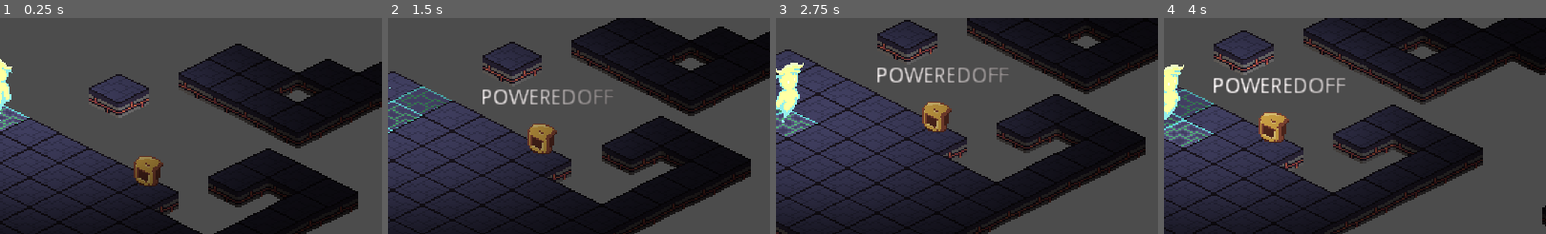
Above: before the commit, frames 1-4 (left to right).
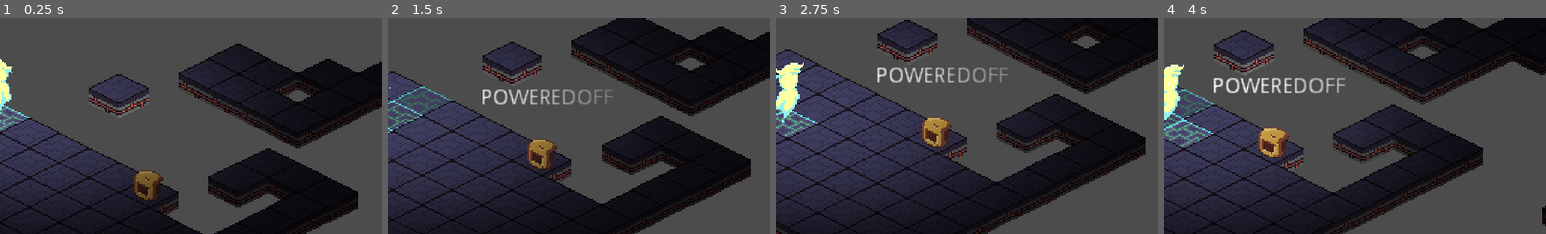
Above: after the commit, the same moments.

Repository: best-godot-team-ever/GoGodotJam
Game: Godot game, scene res://src/Levels/TestLevel.tscn
Two runs of this game, one before a commit and one after it. Both use one fixed random seed, a clock stepped at 60 frames per second and the inputs below.
Inputs (mouse positions are % of the whole screen's width and height, from its top left):
- Up to frame 1 (0.25 s): no input
- Up to frame 2 (1.5 s): tap Enter at 0.5 s; move the mouse to (72, 43) at 0.52 s; hold Right (ui_right) 0.53-1.28 s; tap Down (aim_down) at 0.6 s; move the mouse to (30, 54) at 1.27 s; hold S from 1.28 s (still down); tap Left (aim_left) at 1.35 s
- Up to frame 3 (2.75 s): move the mouse to (60, 26) at 2.02 s; release S at 2.03 s; hold Right (ui_right) from 2.03 s (still down); tap D (aim_right) at 2.1 s
- Up to frame 4 (4 s): move the mouse to (45, 69) at 2.77 s; release Right (ui_right) at 2.78 s; hold Up (ui_up) 2.78-3.53 s; tap W (aim_up) at 2.85 s; move the mouse to (80, 64) at 3.52 s; hold S from 3.53 s (still down); click (80, 64) at 3.6 s
The pictures show only the part of the screen within x 50-100%, y 25-75%; the shares and areas given below are measured in that part.

The runs differ from the first frame. In frame 1, 1.2% of the frame differs, in the area x 35-43%, y 63-85%; in frame 2, 1.3%; in frame 3, 1.3%; in frame 4, 1.3%, in the area x 24-33%, y 43-65%.

Commit message:
Leecher Animation Tree

Diff:
--- a/src/Entity/Enemy/Grabber.tscn
+++ b/src/Entity/Enemy/Grabber.tscn
@@ -1,8 +1,12 @@
-[gd_scene load_steps=4 format=2]
+[gd_scene load_steps=6 format=2]
 
 [ext_resource path="res://assets/entities/Enemy2.png" type="Texture" id=1]
 [ext_resource path="res://src/Entity/Entity.tscn" type="PackedScene" id=2]
 [ext_resource path="res://src/Entity/Enemy/Grabber.gd" type="Script" id=3]
+
+[sub_resource type="AnimationNodeStateMachine" id=1]
+
+[sub_resource type="AnimationNodeStateMachinePlayback" id=2]
 
 [node name="Grabber" instance=ExtResource( 2 )]
 script = ExtResource( 3 )
@@ -21,3 +25,8 @@
 __meta__ = {
 "_edit_use_anchors_": false
 }
+
+[node name="AnimationTree" parent="." index="4"]
+tree_root = SubResource( 1 )
+anim_player = NodePath("../AnimationPlayer")
+parameters/playback = SubResource( 2 )
--- a/src/Entity/Enemy/Leecher.gd
+++ b/src/Entity/Enemy/Leecher.gd
@@ -14,15 +14,18 @@
 			if _board_manager.get_cell(get_current_position()).energy_level > 0:
 				current_state = LeecherStates.Idle
 				# Play Power on Animation?
+				anim_state_machine.travel("idle")
 		LeecherStates.Idle:
 			if _board_manager.get_cell(get_current_position()).energy_level > 0:
 				current_state = LeecherStates.Following
 		LeecherStates.Following:
 			var _next_location = _get_next_target_coord()
 			var move_direction = _decide_movement(_next_location - get_current_position())
+			_set_anim_direction(move_direction)
 			move_on_map(move_direction)
-			# if _board_manager.get_cell(get_current_position()).energy_level == 0:
-			# 	current_state = PoweredOff
+			if _board_manager.get_cell(get_current_position()).energy_level == 0:
+				current_state = LeecherStates.PoweredOff
+				anim_state_machine.travel("powered_off")
 			# 	# Play Powered off Animation
 	$Label.set_text(LeecherStates.keys()[current_state])
 
@@ -72,3 +75,9 @@
 		for y in range(-radius, radius + 1):
 			list.append(Vector2(coord.x + x, coord.y + y))
 	return list
+
+func _set_anim_direction(direction: Vector2) -> void:
+	animation_tree["parameters/idle/blend_position"] = direction
+	animation_tree["parameters/powered_off/blend_position"] = direction
+	animation_tree["parameters/powering_off/blend_position"] = direction
+	animation_tree["parameters/powering_up/blend_position"] = direction
--- a/src/Entity/Enemy/Leecher.tscn
+++ b/src/Entity/Enemy/Leecher.tscn
@@ -247,6 +247,118 @@
 "values": [ true ]
 }
 
+[sub_resource type="Animation" id=30]
+resource_name = "powering_off_back_left"
+length = 0.6
+tracks/0/type = "value"
+tracks/0/path = NodePath("Sprite:frame")
+tracks/0/interp = 1
+tracks/0/loop_wrap = true
+tracks/0/imported = false
+tracks/0/enabled = true
+tracks/0/keys = {
+"times": PoolRealArray( 0, 0.2, 0.3, 0.4, 0.5 ),
+"transitions": PoolRealArray( 1, 1, 1, 1, 1 ),
+"update": 1,
+"values": [ 22, 21, 20, 19, 18 ]
+}
+tracks/1/type = "value"
+tracks/1/path = NodePath("Sprite:flip_h")
+tracks/1/interp = 1
+tracks/1/loop_wrap = true
+tracks/1/imported = false
+tracks/1/enabled = true
+tracks/1/keys = {
+"times": PoolRealArray( 0 ),
+"transitions": PoolRealArray( 1 ),
+"update": 1,
+"values": [ true ]
+}
+
+[sub_resource type="Animation" id=31]
+resource_name = "powering_off_back_right"
+length = 0.6
+tracks/0/type = "value"
+tracks/0/path = NodePath("Sprite:frame")
+tracks/0/interp = 1
+tracks/0/loop_wrap = true
+tracks/0/imported = false
+tracks/0/enabled = true
+tracks/0/keys = {
+"times": PoolRealArray( 0, 0.2, 0.3, 0.4, 0.5 ),
+"transitions": PoolRealArray( 1, 1, 1, 1, 1 ),
+"update": 1,
+"values": [ 22, 21, 20, 19, 18 ]
+}
+tracks/1/type = "value"
+tracks/1/path = NodePath("Sprite:flip_h")
+tracks/1/interp = 1
+tracks/1/loop_wrap = true
+tracks/1/imported = false
+tracks/1/enabled = true
+tracks/1/keys = {
+"times": PoolRealArray( 0 ),
+"transitions": PoolRealArray( 1 ),
+"update": 1,
+"values": [ false ]
+}
+
+[sub_resource type="Animation" id=32]
+resource_name = "powering_off_front_left"
+length = 0.6
+tracks/0/type = "value"
+tracks/0/path = NodePath("Sprite:frame")
+tracks/0/interp = 1
+tracks/0/loop_wrap = true
+tracks/0/imported = false
+tracks/0/enabled = true
+tracks/0/keys = {
+"times": PoolRealArray( 0, 0.1, 0.2, 0.3, 0.4, 0.5 ),
+"transitions": PoolRealArray( 1, 1, 1, 1, 1, 1 ),
+"update": 1,
+"values": [ 17, 16, 15, 14, 13, 12 ]
+}
+tracks/1/type = "value"
+tracks/1/path = NodePath("Sprite:flip_h")
+tracks/1/interp = 1
+tracks/1/loop_wrap = true
+tracks/1/imported = false
+tracks/1/enabled = true
+tracks/1/keys = {
+"times": PoolRealArray( 0 ),
+"transitions": PoolRealArray( 1 ),
+"update": 1,
+"values": [ false ]
+}
+
+[sub_resource type="Animation" id=33]
+resource_name = "powering_off_front_right"
+length = 0.6
+tracks/0/type = "value"
+tracks/0/path = NodePath("Sprite:frame")
+tracks/0/interp = 1
+tracks/0/loop_wrap = true
+tracks/0/imported = false
+tracks/0/enabled = true
+tracks/0/keys = {
+"times": PoolRealArray( 0, 0.1, 0.2, 0.3, 0.4, 0.5 ),
+"transitions": PoolRealArray( 1, 1, 1, 1, 1, 1 ),
+"update": 1,
+"values": [ 17, 16, 15, 14, 13, 12 ]
+}
+tracks/1/type = "value"
+tracks/1/path = NodePath("Sprite:flip_h")
+tracks/1/interp = 1
+tracks/1/loop_wrap = true
+tracks/1/imported = false
+tracks/1/enabled = true
+tracks/1/keys = {
+"times": PoolRealArray( 0 ),
+"transitions": PoolRealArray( 1 ),
+"update": 1,
+"values": [ true ]
+}
+
 [sub_resource type="Animation" id=2]
 resource_name = "powering_on_back_left"
 length = 0.6
@@ -359,7 +471,28 @@
 "values": [ true ]
 }
 
+[sub_resource type="AnimationNodeAnimation" id=34]
+animation = "idle_front_left"
+
+[sub_resource type="AnimationNodeAnimation" id=35]
+animation = "idle_front_right"
+
+[sub_resource type="AnimationNodeAnimation" id=36]
+animation = "idle_back_right"
+
+[sub_resource type="AnimationNodeAnimation" id=37]
+animation = "idle_back_left"
+
 [sub_resource type="AnimationNodeBlendSpace2D" id=28]
+blend_point_0/node = SubResource( 34 )
+blend_point_0/pos = Vector2( 0, 0.9 )
+blend_point_1/node = SubResource( 35 )
+blend_point_1/pos = Vector2( 1, 0 )
+blend_point_2/node = SubResource( 36 )
+blend_point_2/pos = Vector2( 0, -1 )
+blend_point_3/node = SubResource( 37 )
+blend_point_3/pos = Vector2( -1, 0 )
+blend_mode = 1
 
 [sub_resource type="AnimationNodeAnimation" id=18]
 animation = "powered_off_front_left"
@@ -377,13 +510,36 @@
 blend_point_0/node = SubResource( 18 )
 blend_point_0/pos = Vector2( 0, 0.9 )
 blend_point_1/node = SubResource( 19 )
-blend_point_1/pos = Vector2( 0.9, 0 )
+blend_point_1/pos = Vector2( 1, 0 )
 blend_point_2/node = SubResource( 20 )
-blend_point_2/pos = Vector2( 0, -0.8 )
+blend_point_2/pos = Vector2( 0, -1 )
 blend_point_3/node = SubResource( 21 )
 blend_point_3/pos = Vector2( -1, 0 )
 blend_mode = 1
 
+[sub_resource type="AnimationNodeAnimation" id=38]
+animation = "powering_off_front_left"
+
+[sub_resource type="AnimationNodeAnimation" id=39]
+animation = "powering_off_front_right"
+
+[sub_resource type="AnimationNodeAnimation" id=40]
+animation = "powering_off_back_right"
+
+[sub_resource type="AnimationNodeAnimation" id=41]
+animation = "powering_off_back_left"
+
+[sub_resource type="AnimationNodeBlendSpace2D" id=42]
+blend_point_0/node = SubResource( 38 )
+blend_point_0/pos = Vector2( 0, 0.9 )
+blend_point_1/node = SubResource( 39 )
+blend_point_1/pos = Vector2( 1, 0 )
+blend_point_2/node = SubResource( 40 )
+blend_point_2/pos = Vector2( 0, -1 )
+blend_point_3/node = SubResource( 41 )
+blend_point_3/pos = Vector2( -1, 0 )
+blend_mode = 1
+
 [sub_resource type="AnimationNodeAnimation" id=10]
 animation = "powering_on_front_left"
 
@@ -398,7 +554,7 @@
 
 [sub_resource type="AnimationNodeBlendSpace2D" id=6]
 blend_point_0/node = SubResource( 10 )
-blend_point_0/pos = Vector2( 0, 1 )
+blend_point_0/pos = Vector2( 0, 0.9 )
 blend_point_1/node = SubResource( 11 )
 blend_point_1/pos = Vector2( 0, -1 )
 blend_point_2/node = SubResource( 12 )
@@ -412,15 +568,23 @@
 [sub_resource type="AnimationNodeStateMachineTransition" id=29]
 switch_mode = 2
 
+[sub_resource type="AnimationNodeStateMachineTransition" id=43]
+
+[sub_resource type="AnimationNodeStateMachineTransition" id=44]
+switch_mode = 2
+
 [sub_resource type="AnimationNodeStateMachine" id=7]
 states/idle/node = SubResource( 28 )
 states/idle/position = Vector2( 860, 138 )
 states/powered_off/node = SubResource( 22 )
 states/powered_off/position = Vector2( 291, 153 )
+states/powering_off/node = SubResource( 42 )
+states/powering_off/position = Vector2( 608, 237 )
 states/powering_up/node = SubResource( 6 )
-states/powering_up/position = Vector2( 588, 84 )
-transitions = [ "powered_off", "powering_up", SubResource( 23 ), "powering_up", "idle", SubResource( 29 ) ]
+states/powering_up/position = Vector2( 587, 84 )
+transitions = [ "powered_off", "powering_up", SubResource( 23 ), "powering_up", "idle", SubResource( 29 ), "idle", "powering_off", SubResource( 43 ), "powering_off", "powered_off", SubResource( 44 ) ]
 start_node = "powered_off"
+graph_offset = Vector2( 9, -10 )
 
 [sub_resource type="AnimationNodeStateMachinePlayback" id=8]
 
@@ -429,7 +593,7 @@
 
 [node name="Sprite" parent="." index="0"]
 texture = ExtResource( 2 )
-offset = Vector2( 0, -15 )
+offset = Vector2( 0, -5 )
 hframes = 6
 vframes = 4
 frame = 13
@@ -455,6 +619,10 @@
 anims/powered_off_back_right = SubResource( 15 )
 anims/powered_off_front_left = SubResource( 16 )
 anims/powered_off_front_right = SubResource( 17 )
+anims/powering_off_back_left = SubResource( 30 )
+anims/powering_off_back_right = SubResource( 31 )
+anims/powering_off_front_left = SubResource( 32 )
+anims/powering_off_front_right = SubResource( 33 )
 anims/powering_on_back_left = SubResource( 2 )
 anims/powering_on_back_right = SubResource( 3 )
 anims/powering_on_front_left = SubResource( 4 )
@@ -466,5 +634,6 @@
 active = true
 parameters/playback = SubResource( 8 )
 parameters/idle/blend_position = Vector2( 0, 0 )
-parameters/powered_off/blend_position = Vector2( -0.252595, 0.327586 )
-parameters/powering_up/blend_position = Vector2( -0.0190312, 0.534483 )
+parameters/powered_off/blend_position = Vector2( 0, 0 )
+parameters/powering_off/blend_position = Vector2( 0, 0 )
+parameters/powering_up/blend_position = Vector2( 0, 0 )
--- a/src/Entity/Entity.gd
+++ b/src/Entity/Entity.gd
@@ -3,6 +3,8 @@
 enum EntityType {Player, Grabber, Leecher}
 
 onready var tween = $Tween
+onready var animation_tree = $AnimationTree
+onready var anim_state_machine = $AnimationTree["parameters/playback"]
 
 var _board_manager: BoardManager
 var _turn_manager: TurnManager
--- a/src/Entity/Player/Player.gd
+++ b/src/Entity/Player/Player.gd
@@ -3,9 +3,6 @@
 enum {Move, Pulse}
 
 const NO_ACTION = -1
-
-onready var animation_tree = $AnimationTree
-onready var anim_state_machine = $AnimationTree["parameters/playback"]
 
 onready var viewport_midpoint: Vector2 = get_viewport_rect().size / 2
 
Not shown: 1 places in src/Entity/Enemy/Leecher.tscn that only renumber resources
